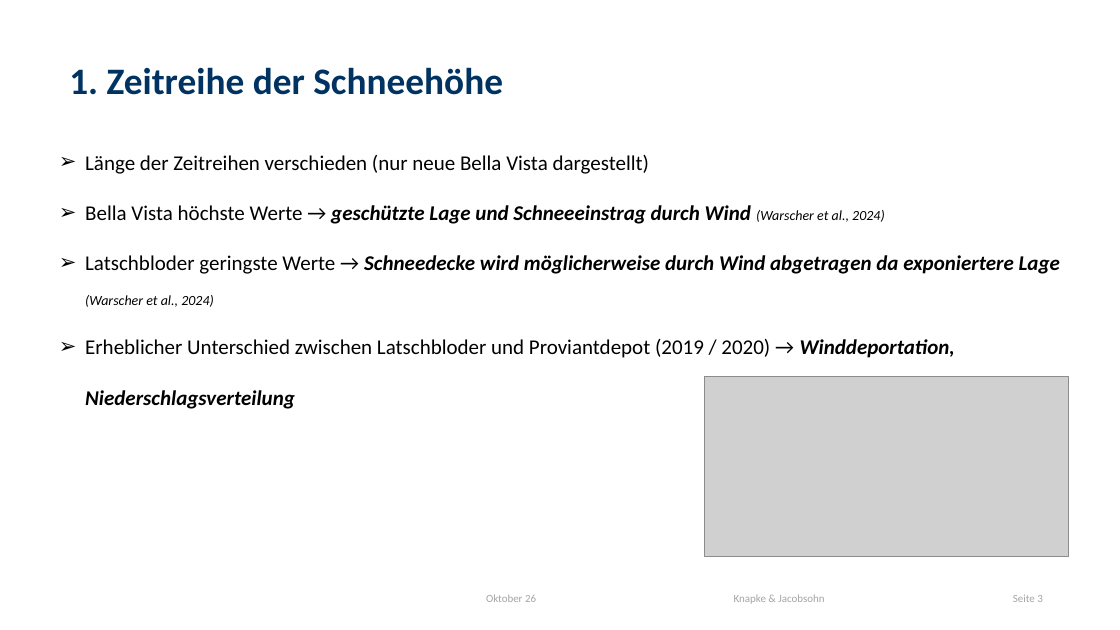
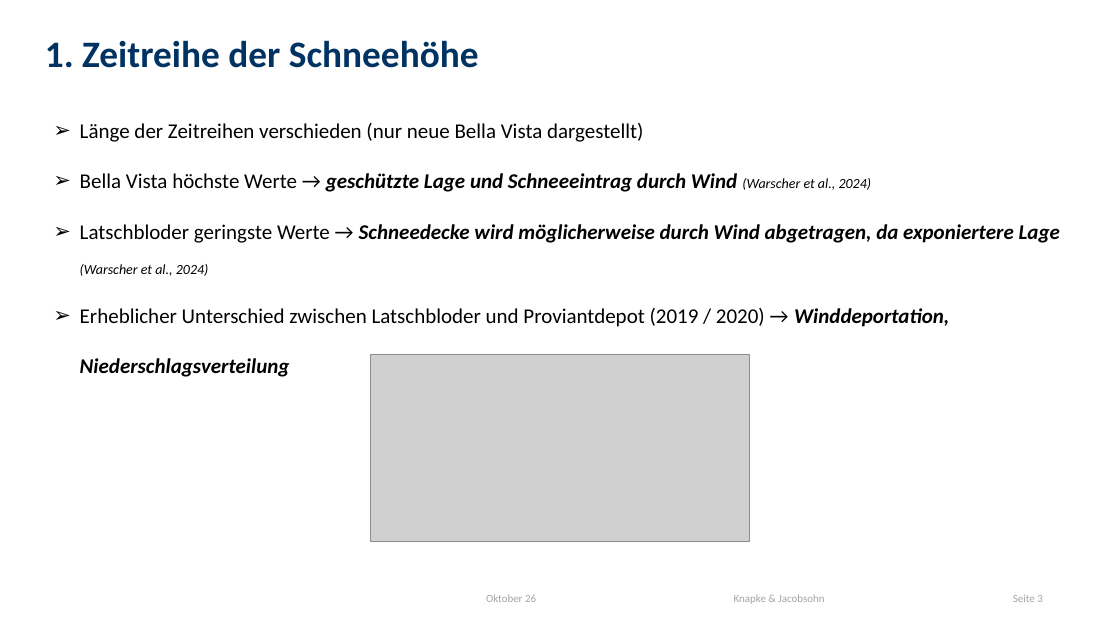
Before and after one commit to 20jacobs/Snow_rofental, a slide deck: slide 3 of Schnee_Datenanalyse.pptx. Drawn at 1120x630 pixels with LibreOffice and Linux fonts; fonts in the diff are those of the drawing; grey boxes stand for pictures; background and template pictures are left out. Boxes give left, top, right and bottom in pixels: in the first picture for what was removed or moved away, otherwise in the second. Text is boxed around its words. In the diff, an @@ line names an element or a change of style, - is before the commit and + after.

```diff
--- a/Schnee_Datenanalyse.pptx
+++ b/Schnee_Datenanalyse.pptx
@@ text "1. Zeitreihe der Schneehöhe": place and size @@
-text "1. Zeitreihe der Schneehöhe" at (69, 67, 503, 95)
+text "1. Zeitreihe der Schneehöhe" at (45, 40, 479, 68)
@@ text "Länge der Zeitreihen verschieden (nur ...": place and size @@
-text "Länge der Zeitreihen verschieden (nur ..." at (85, 155, 1060, 409)
+text "Länge der Zeitreihen verschieden (nur ..." at (80, 123, 1060, 377)
@@ text at (80, 173, 1060, 276): text changed @@
-➢ Bella Vista höchste Werte → geschützte Lage und Schneeeinstrag durch Wind (Warscher et al., 2024)
-➢ Latschbloder geringste Werte → Schneedecke wird möglicherweise durch Wind abgetragen da exponiertere Lage (Warscher et al., 2024)
+➢ Bella Vista höchste Werte → geschützte Lage und Schneeeintrag durch Wind (Warscher et al., 2024)
+➢ Latschbloder geringste Werte → Schneedecke wird möglicherweise durch Wind abgetragen, da exponiertere Lage (Warscher et al., 2024)
@@ picture added at (371, 355, 749, 542) @@
@@ picture removed at (705, 377, 1069, 557) @@
```
Also in this commit, not shown: 6 other slides changed, 1 slide added, 6 other files.
